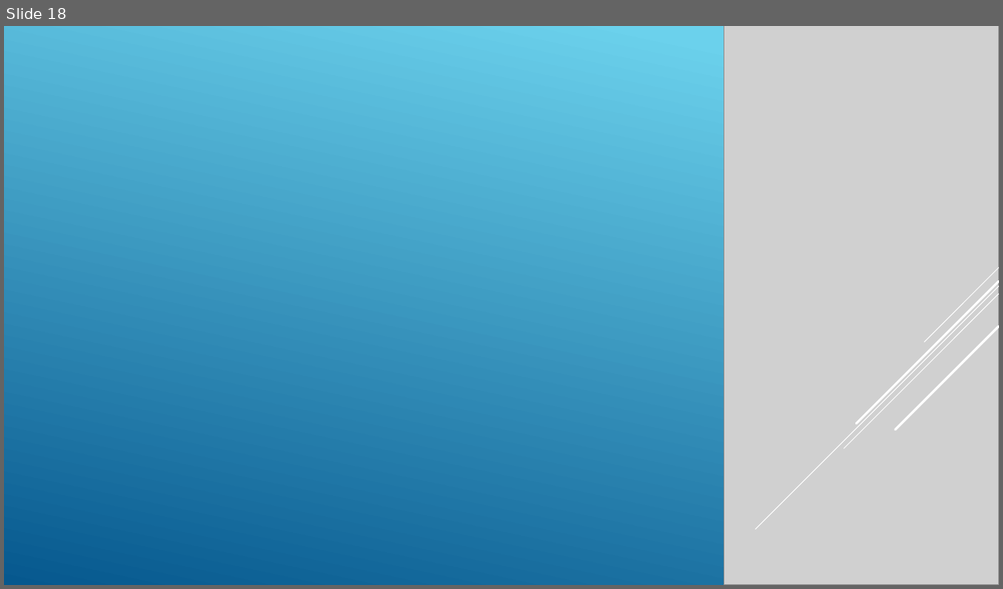
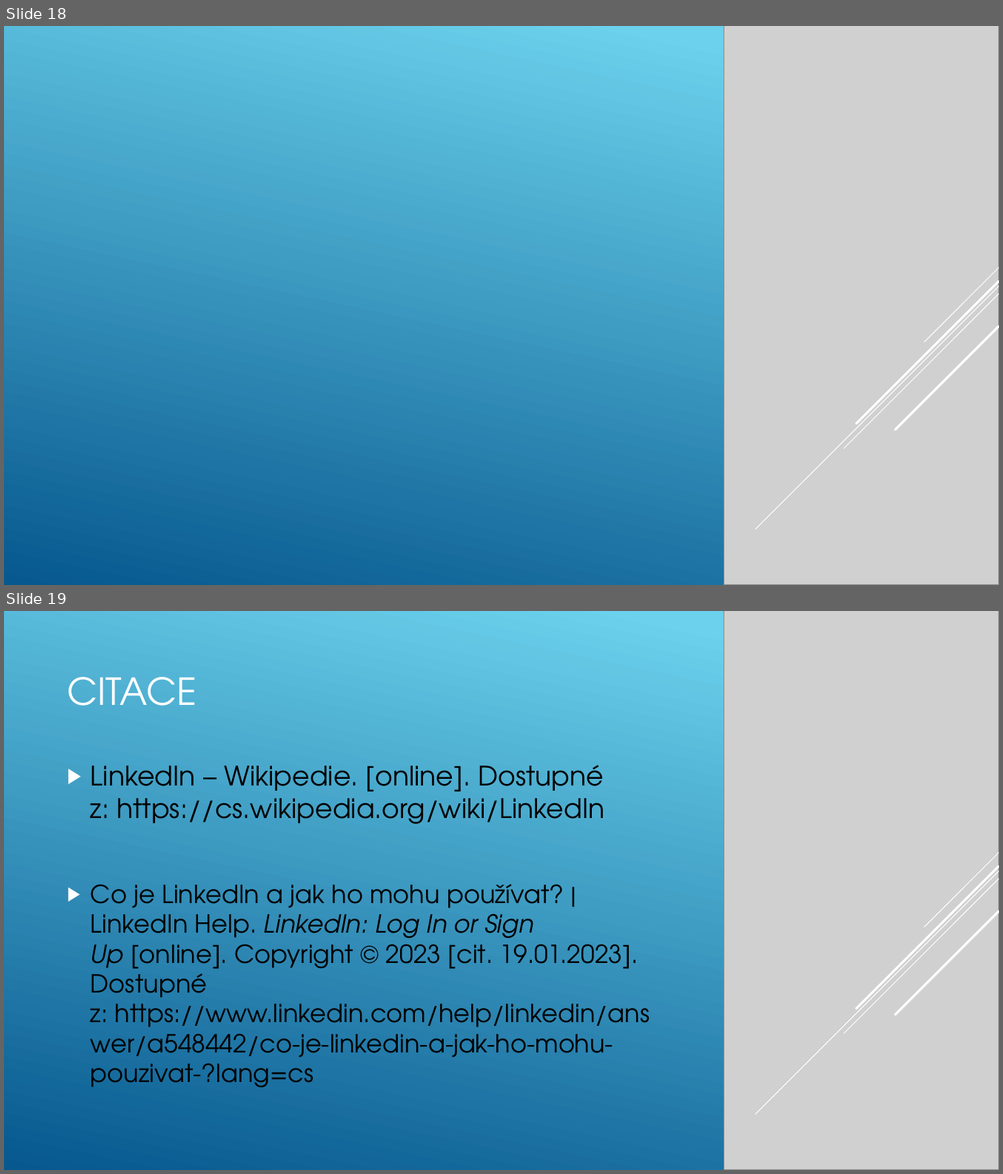
Before and after one commit to Jelenos69/I11-prezentace-Jel-nek, a slide deck: Jelinek.pptx. Shown one above the other, each under a label of ours: slide 18 before the commit, slides 18 and 19 after it. The pictures are 1003x589 and 1003x1174 pixels, drawn with LibreOffice and Linux fonts; fonts in the diff are those of the drawing; grey boxes stand for pictures. Boxes give left, top, right and bottom in pixels: in the first picture for what was removed or moved away, otherwise in the second. Text is boxed around its words. In the diff, an @@ line names an element or a change of style, - is before the commit and + after.

```diff
--- a/Jelinek.pptx
+++ b/Jelinek.pptx
@@ slide 19 added at bbox=[4, 611, 999, 1170], background gradient #6ED2EB to #06588E @@
@@ picture added at bbox=[724, 611, 999, 1170] @@
@@ title added at bbox=[68, 677, 197, 706], 36 pt, text #FFFFFF @@
+CITACE
@@ text added at bbox=[91, 765, 649, 1088], 24.1 pt, text #000000 @@
+▶ LinkedIn – Wikipedie. [online]. Dostupné z: https://cs.wikipedia.org/wiki/LinkedIn
+▶ Co je LinkedIn a jak ho mohu používat? | LinkedIn Help. LinkedIn: Log In or Sign Up [online]. Copyright © 2023 [cit. 19.01.2023]. Dostupné z: https://www.linkedin.com/help/linkedin/answer/a548442/co-je-linkedin-a-jak-ho-mohu-pouzivat-?lang=cs
@@ group added at bbox=[755, 853, 999, 1115]: 5 lines @@
```
Also in this commit, not shown: 2 slides changed, 4 other slides added, 5 slides removed.
